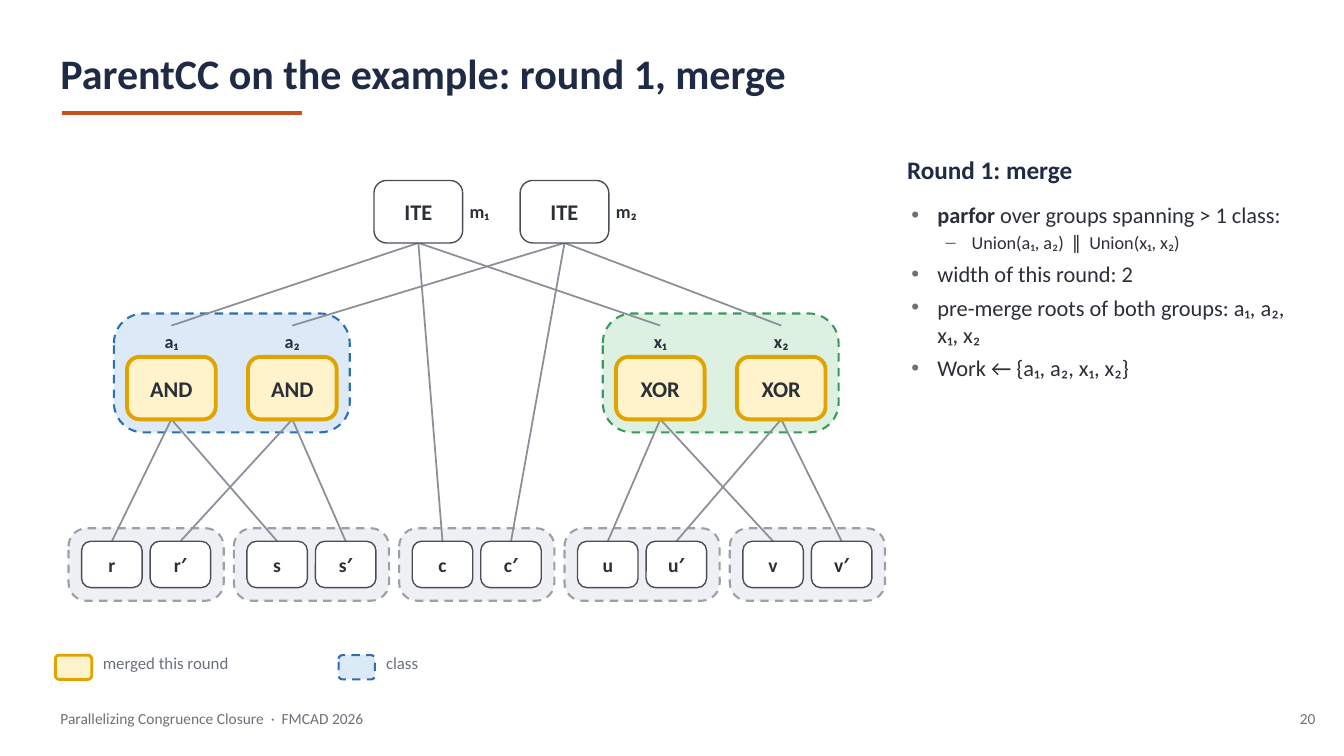
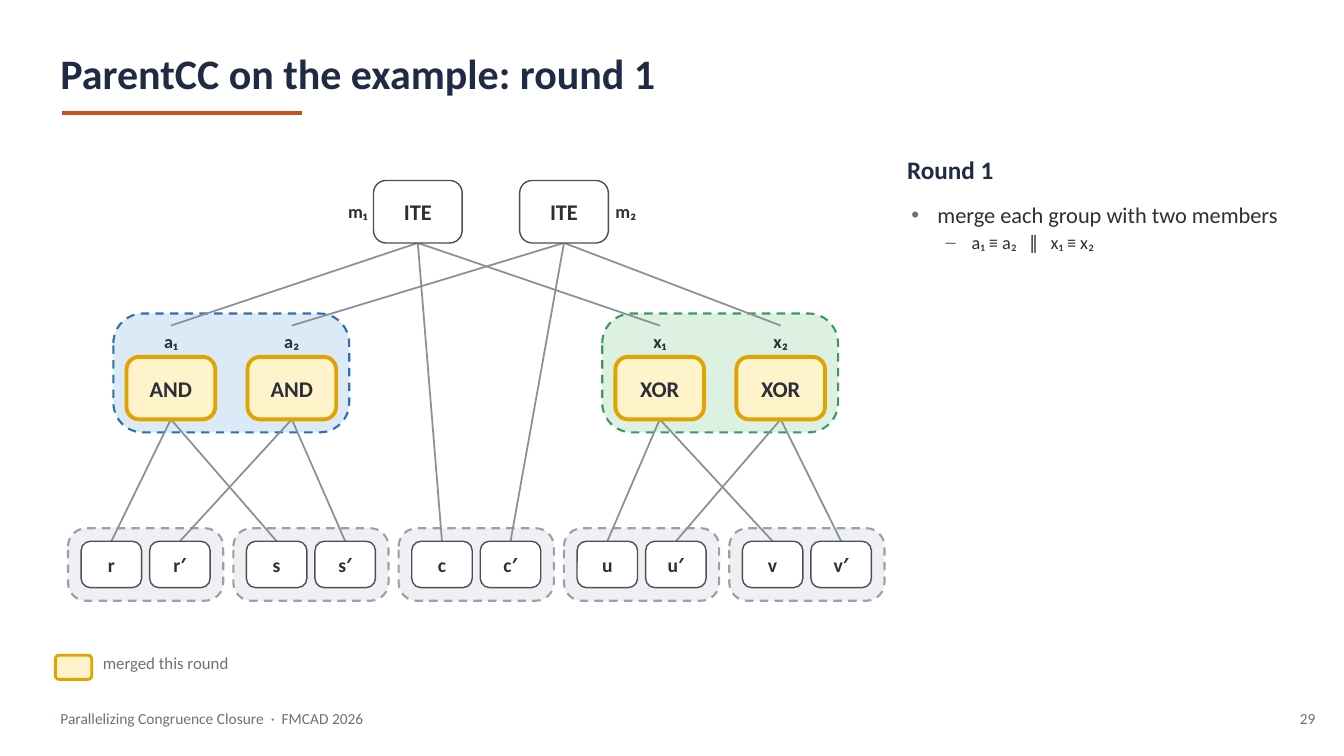
Before and after one commit to amarshah1/parallelcc-paper, a slide deck: slide 29 of slides/parallelcc-part1.pptx (slide 20 before the commit). Drawn at 1344x756 pixels with LibreOffice and Linux fonts; fonts in the diff are those of the drawing. Boxes give left, top, right and bottom in pixels: in the first picture for what was removed or moved away, otherwise in the second. Text is boxed around its words. In the diff, an @@ line names an element or a change of style, - is before the commit and + after.

```diff
--- a/slides/parallelcc-part1.pptx
+++ b/slides/parallelcc-part1.pptx
@@ text at box(60, 59, 655, 96): text changed @@
-ParentCC on the example: round 1, merge
+ParentCC on the example: round 1
@@ text at box(907, 161, 994, 179): text changed @@
-Round 1: merge
+Round 1
@@ text "m₁": place and size @@
-text "m₁" at box(470, 209, 489, 220)
+text "m₁" at box(348, 209, 367, 220)
@@ text "m₁" at box(348, 209, 367, 220): alignment left to right @@
@@ text at box(937, 207, 1278, 251): text changed @@
-• parfor over groups spanning > 1 class:
-– Union(a₁, a₂) ∥ Union(x₁, x₂)
-• width of this round: 2
-• pre-merge roots of both groups: a₁, a₂, x₁, x₂
-• Work ← {a₁, a₂, x₁, x₂}
+• merge each group with two members
+– a₁ ≡ a₂ ∥ x₁ ≡ x₂
@@ rounded rectangle removed at box(339, 655, 375, 680) @@
@@ text removed at box(386, 657, 418, 669) @@
-class
@@ text at box(1300, 714, 1316, 724): text changed @@
-20
+29
```
Also in this commit, not shown: 19 other slides changed, 13 slides added, 4 slides removed, 2 other files.
